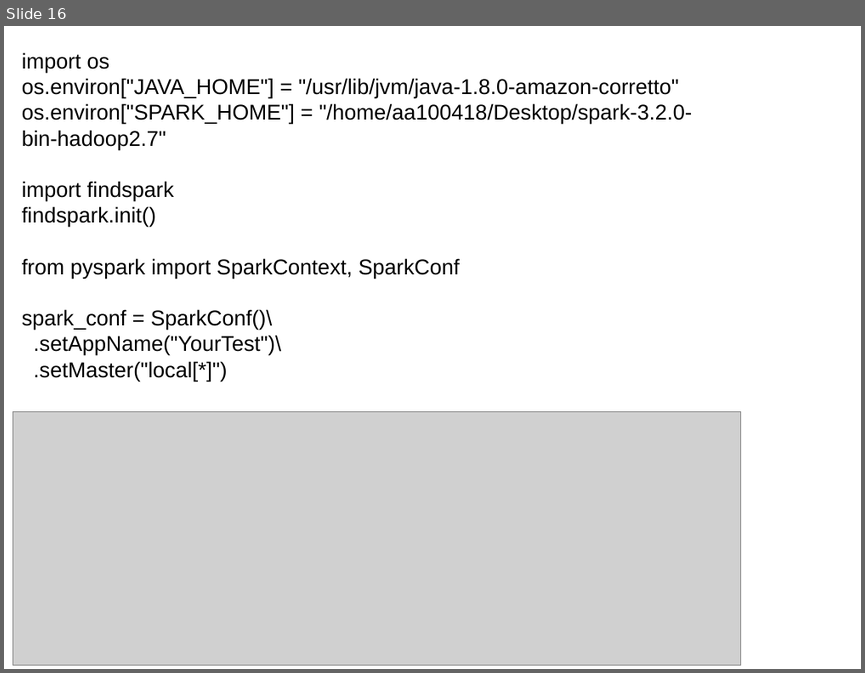
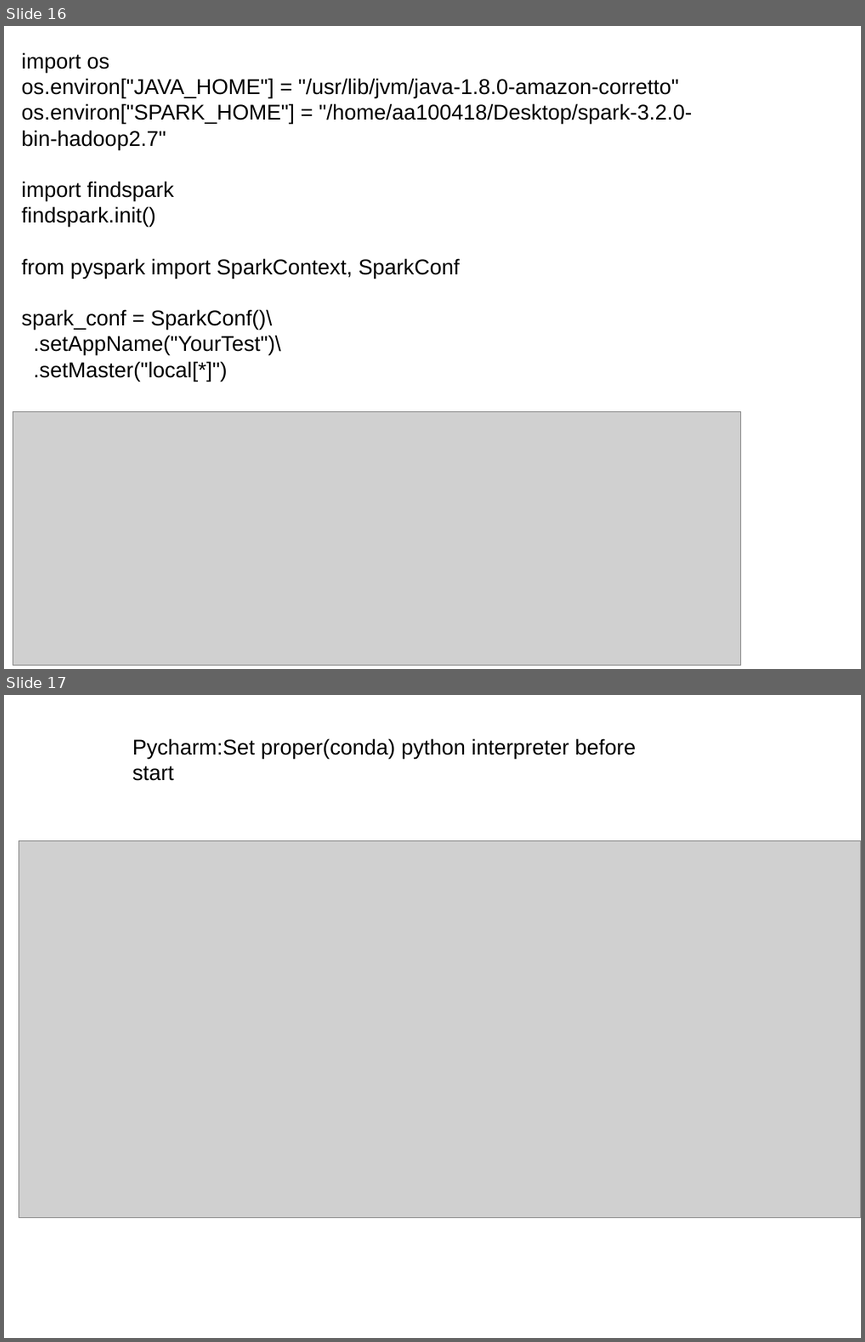
Before and after one commit to falcon-sky/pyspark-nlp, a slide deck: day2/Installation.pptx. Shown one above the other, each under a label of ours: slide 16 before the commit, slides 16 and 17 after it. The pictures are 865x673 and 865x1342 pixels, drawn with LibreOffice and Linux fonts; fonts in the diff are those of the drawing; grey boxes stand for pictures. Boxes give left, top, right and bottom in pixels: in the first picture for what was removed or moved away, otherwise in the second. Text is boxed around its words. In the diff, an @@ line names an element or a change of style, - is before the commit and + after.

```diff
--- a/day2/Installation.pptx
+++ b/day2/Installation.pptx
@@ slide 17 added at (x1=4, y1=695, x2=861, y2=1338), background #FFFFFF @@
@@ text added at (x1=132, y1=738, x2=636, y2=781), 18 pt, text #000000 @@
+Pycharm:Set proper(conda) python interpreter before start
@@ picture added at (x1=19, y1=840, x2=861, y2=1218) @@
```
Also in this commit, not shown: 1 slide removed.
